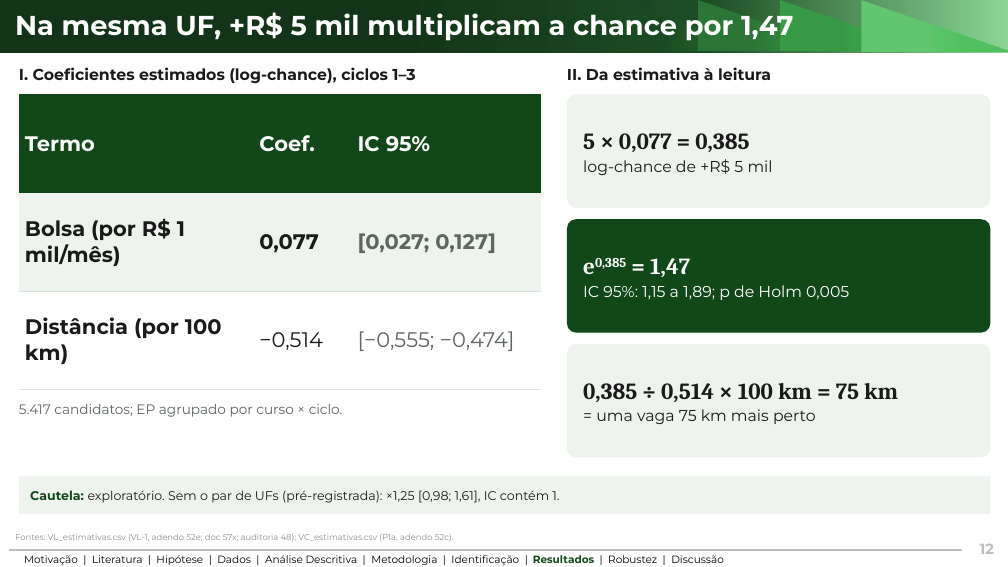
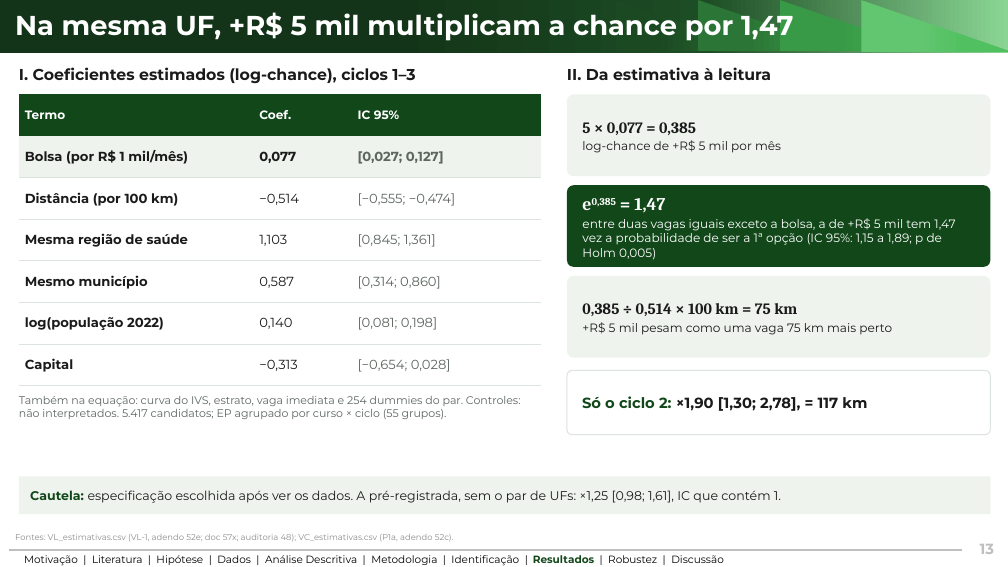
Before and after one commit to ka1victor/impact-eval-health-econ-pmme, a slide deck: slide 13 of output/apresentacao_banca_final/deck_banca_final.pptx (slide 12 before the commit). Drawn at 1008x567 pixels with LibreOffice and Linux fonts; fonts in the diff are those of the drawing; background and template pictures are left out. Boxes give left, top, right and bottom in pixels: in the first picture for what was removed or moved away, otherwise in the second. Text is boxed around its words. In the diff, an @@ line names an element or a change of style, - is before the commit and + after.

```diff
--- a/output/apresentacao_banca_final/deck_banca_final.pptx
+++ b/output/apresentacao_banca_final/deck_banca_final.pptx
@@ table at <box>19,95,541,386</box> @@
+row 4: Mesma região de saúde | 1,103 | [0,845; 1,361]
+row 5: Mesmo município | 0,587 | [0,314; 0,860]
+row 6: log(população 2022) | 0,140 | [0,081; 0,198]
+row 7: Capital | −0,313 | [−0,654; 0,028]
@@ rounded rectangle "5 × 0,077 = 0,385": place and size @@
-rounded rectangle "5 × 0,077 = 0,385" at <box>567,95,991,208</box>
+rounded rectangle "5 × 0,077 = 0,385" at <box>567,95,991,176</box>
@@ text in rounded rectangle at <box>582,140,781,153</box>: text changed; size 15 to 11.5 pt @@
-log-chance de +R$ 5 mil
+log-chance de +R$ 5 mil por mês
@@ text in rounded rectangle at <box>582,122,696,135</box>: size 22 to 15 pt in "5 × 0,077 = 0,385" @@
@@ rounded rectangle "e0,385 = 1,47": place and size @@
-rounded rectangle "e0,385 = 1,47" at <box>567,219,991,333</box>
+rounded rectangle "e0,385 = 1,47" at <box>567,185,991,267</box>
@@ text in rounded rectangle at <box>592,198,665,213</box>: size 22 to 17 pt in "e0,385 = 1,47" @@
@@ text in rounded rectangle at <box>582,218,955,260</box>: text changed; size 15 to 11.5 pt @@
-IC 95%: 1,15 a 1,89; p de Holm 0,005
+entre duas vagas iguais exceto a bolsa, a de +R$ 5 mil tem 1,47 vez a probabilidade de ser a 1ª opção (IC 95%: 1,15 a 1,89; p de Holm 0,005)
@@ rounded rectangle "0,385 ÷ 0,514 × 100 ...": place and size @@
-rounded rectangle "0,385 ÷ 0,514 × 100 ..." at <box>567,344,991,457</box>
+rounded rectangle "0,385 ÷ 0,514 × 100 ..." at <box>567,276,991,358</box>
@@ text in rounded rectangle at <box>582,322,892,335</box>: text changed; size 15 to 11.5 pt @@
-= uma vaga 75 km mais perto
++R$ 5 mil pesam como uma vaga 75 km mais perto
@@ text in rounded rectangle at <box>582,303,797,316</box>: size 22 to 15 pt in "0,385 ÷ 0,514 × 100 km = ..." @@
@@ rounded rectangle added at <box>567,371,991,435</box>, fill #FFFFFF, outline #DDE3DE 1 pt, 14 pt, text #1A1A1A, bold @@
+Só o ciclo 2: ×1,90 [1,30; 2,78], = 117 km
@@ text at <box>19,396,521,419</box>: text changed; size 13 to 10.5 pt @@
-5.417 candidatos; EP agrupado por curso × ciclo.
+Também na equação: curva do IVS, estrato, vaga imediata e 254 dummies do par. Controles: não interpretados. 5.417 candidatos; EP agrupado por curso × ciclo (55 grupos).
@@ text in rectangle at <box>30,490,781,503</box>: text changed @@
-Cautela: exploratório. Sem o par de UFs (pré-registrada): ×1,25 [0,98; 1,61], IC contém 1.
+Cautela: especificação escolhida após ver os dados. A pré-registrada, sem o par de UFs: ×1,25 [0,98; 1,61], IC que contém 1.
@@ text at <box>980,544,994,554</box>: text changed @@
-12
+13
```
Also in this commit, not shown: 18 other slides changed, 1 slide added, 6 other files.
